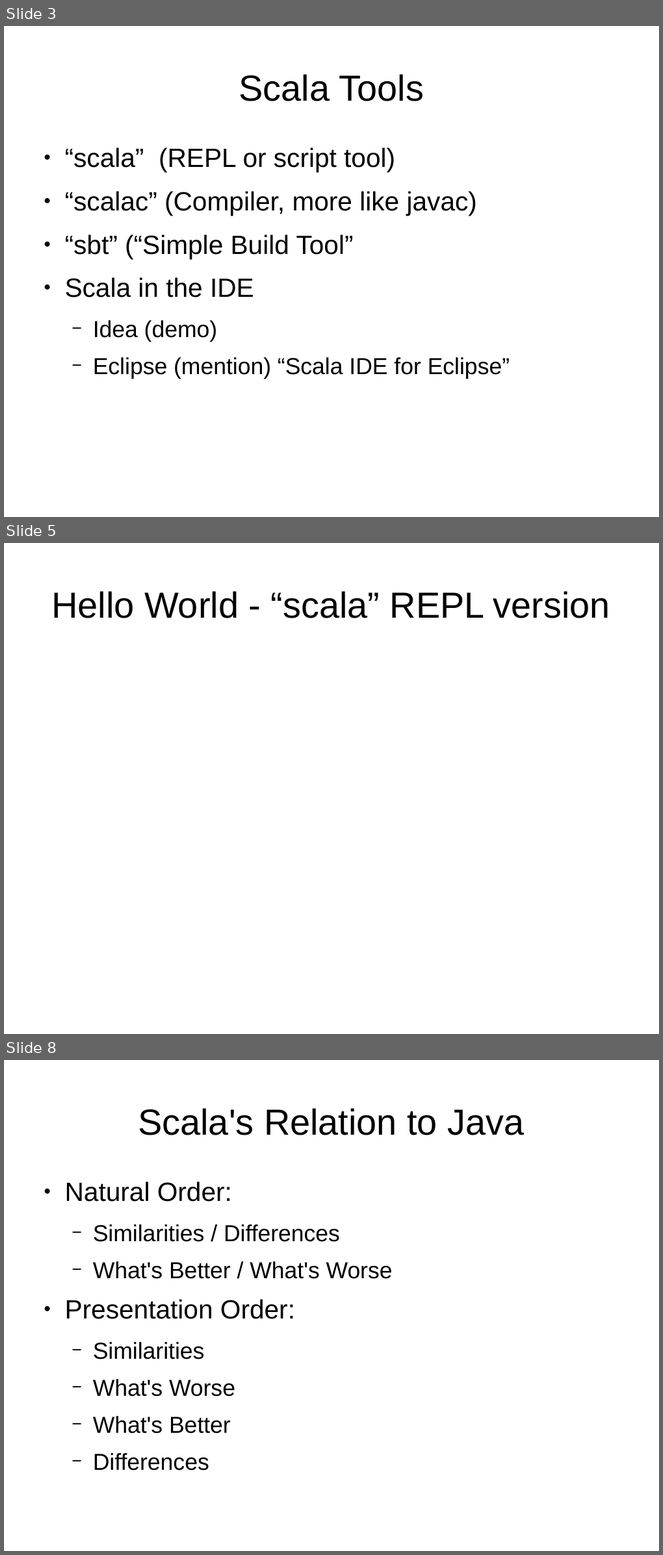
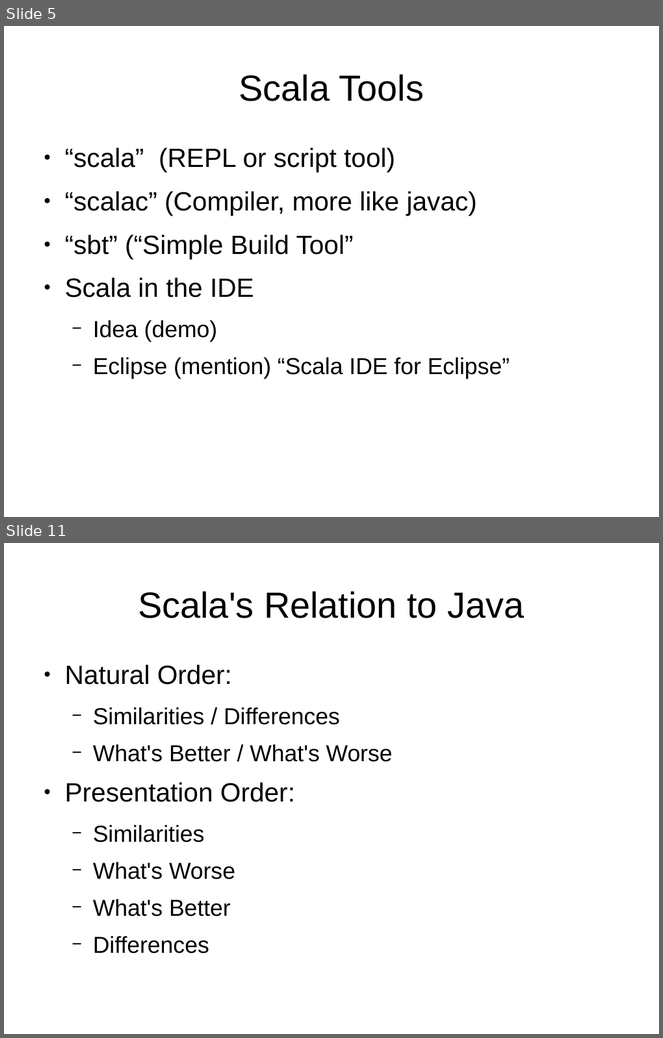
Before and after one commit to JohnLockwood/ScalaTalkSacjug, a slide deck: ScalaDecember2014.odp. Shown one above the other, each under a label of ours: slides 3, 5 and 8 before the commit, slides 5 and 11 after it; the slides between them are not shown. The pictures are 663x1555 and 663x1038 pixels, drawn with LibreOffice and Linux fonts; fonts in the diff are those of the drawing. Boxes give left, top, right and bottom in pixels: in the first picture for what was removed or moved away, otherwise in the second. Text is boxed around its words. In the diff, an @@ line names an element or a change of style, - is before the commit and + after.

```diff
--- a/ScalaDecember2014.odp
+++ b/ScalaDecember2014.odp
@@ slide 5 removed at [4,543,659,1034], background #FFFFFF @@
@@ title removed at [51,591,610,618] @@
-Hello World - “scala” REPL version
@@ what was slide 3 is now slide 5 @@
@@ what was slide 8 is now slide 11 @@
```
Also in this commit, not shown: 7 slides changed, 5 slides added, 1 other slide removed, 20 other files.
